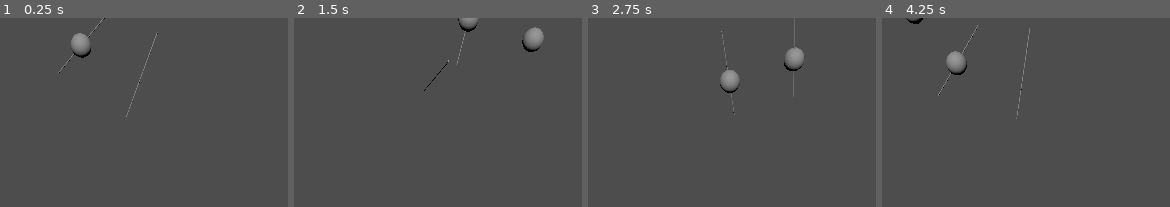
Above: before the commit, frames 1-4 (left to right).
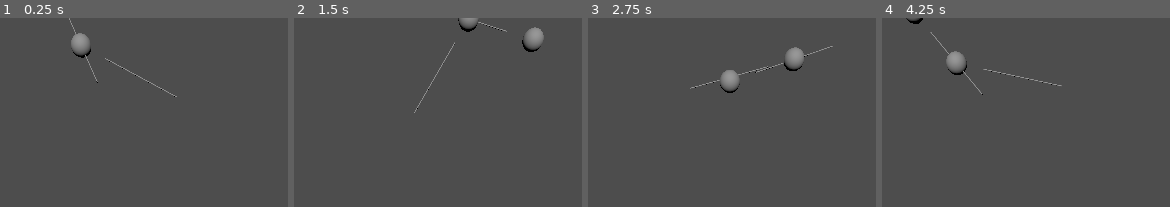
Above: after the commit, the same moments.

Repository: Jannat123665/Group1_Assignment-3
Game: Godot game, scene res://DoublePendulum3D.tscn
Two runs of this game, one before a commit and one after it. Both use one fixed random seed, a clock stepped at 60 frames per second and the inputs below.
Inputs:
- Up to frame 1 (0.25 s): no input
- Up to frame 2 (1.5 s): no input
- Up to frame 3 (2.75 s): no input
- Up to frame 4 (4.25 s): no input

The runs differ from the first frame. In frame 1, 0.5% of the frame differs, in the area x 20-62%, y 0-53%; in frame 2, 0.3%; in frame 3, 0.4%; in frame 4, 0.5%, in the area x 16-63%, y 3-54%.

Commit message:
Got Arm1 Fixed

Diff:
--- a/doublependulum/DoublePendulum3D.tscn
+++ b/doublependulum/DoublePendulum3D.tscn
@@ -13,7 +13,7 @@
 transform = Transform3D(3, 0, 0, 0, 3, 0, 0, 0, 3, -0.000650167, 0, 0.00123072)
 
 [node name="String1" type="MeshInstance3D" parent="Arm1"]
-transform = Transform3D(0.005, 0, 0, 0, 0.2, 0, 0, 0, 0.005, 0.0012877, 1.00256, -0.000618279)
+transform = Transform3D(9.55343e-18, 8.74228e-09, 0.005, 0.005, -8.74228e-09, 0, 2.18557e-10, 0.2, -2.18557e-10, 0.0012877, 1.00256, -0.000618279)
 mesh = SubResource("CylinderMesh_1h5y7")
 
 [node name="Bob2" type="MeshInstance3D" parent="Arm1"]
--- a/doublependulum/double_pendulum_3d.gd
+++ b/doublependulum/double_pendulum_3d.gd
@@ -22,7 +22,6 @@
 	bob1 = $Arm1/Bob2
 	arm2 = $Arm1/Arm2/String1
 	bob2 = $Arm1/Arm2/Bob2
-
 
 	if arm1 == null or bob1 == null or arm2 == null or bob2 == null:
 		print("Error: One or more nodes are not assigned correctly.")
@@ -50,23 +49,21 @@
 	angle1 += angle1_velocity * delta
 	angle2 += angle2_velocity * delta
 
-	#
 	update_pendulum_positions()
 
 func update_pendulum_positions():
 
+	# Calculate bob1 position
 	var bob1_position = Vector3(length1 * sin(angle1), -length1 * cos(angle1), 0)
 	bob1.global_transform.origin = arm1.global_transform.origin + bob1_position
 
+	# Keep arm1 horizontal (along the X-axis) with angle1
+	arm1.rotation = Vector3(0, 0, angle1) # Arm 1 rotation remains horizontal
 
-	arm1.look_at(bob1.global_transform.origin, Vector3(1, 1, 1))
-
-
+	# Calculate bob2 position
 	arm2.global_transform.origin = bob1.global_transform.origin
-
-
 	var bob2_position = Vector3(length2 * sin(angle2), -length2 * cos(angle2), 0)
 	bob2.global_transform.origin = arm2.global_transform.origin + bob2_position
 
-
-	arm2.look_at(bob2.global_transform.origin, Vector3(1, 1, 1))
+	# Keep arm2 horizontal (along the X-axis) with angle2
+	arm2.rotation = Vector3(0, 0, angle2) # Arm 2 rotation remains horizontal based on angle2
